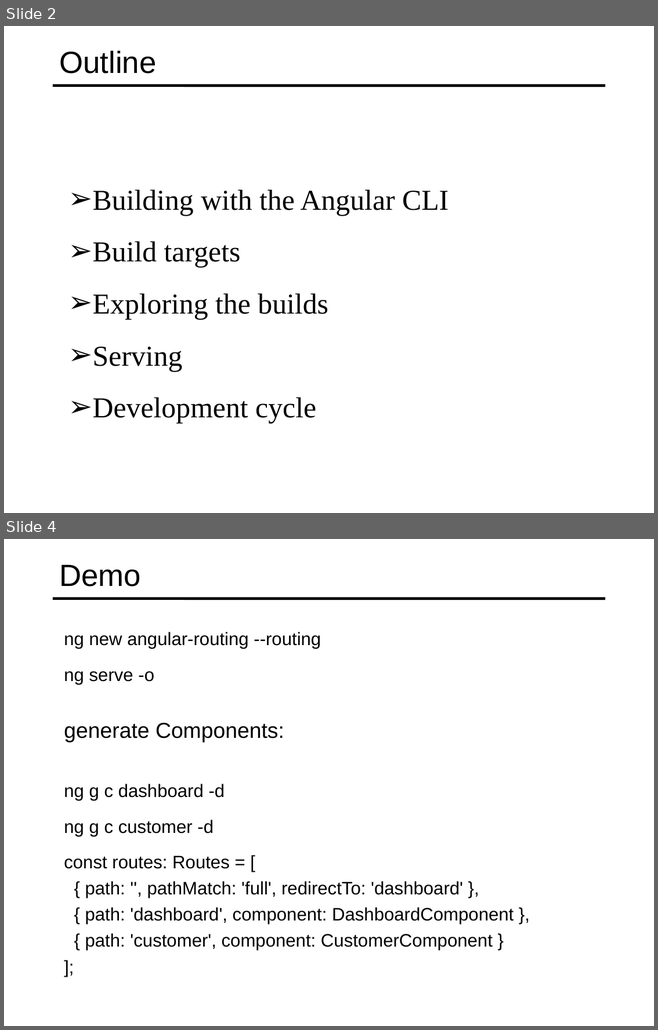
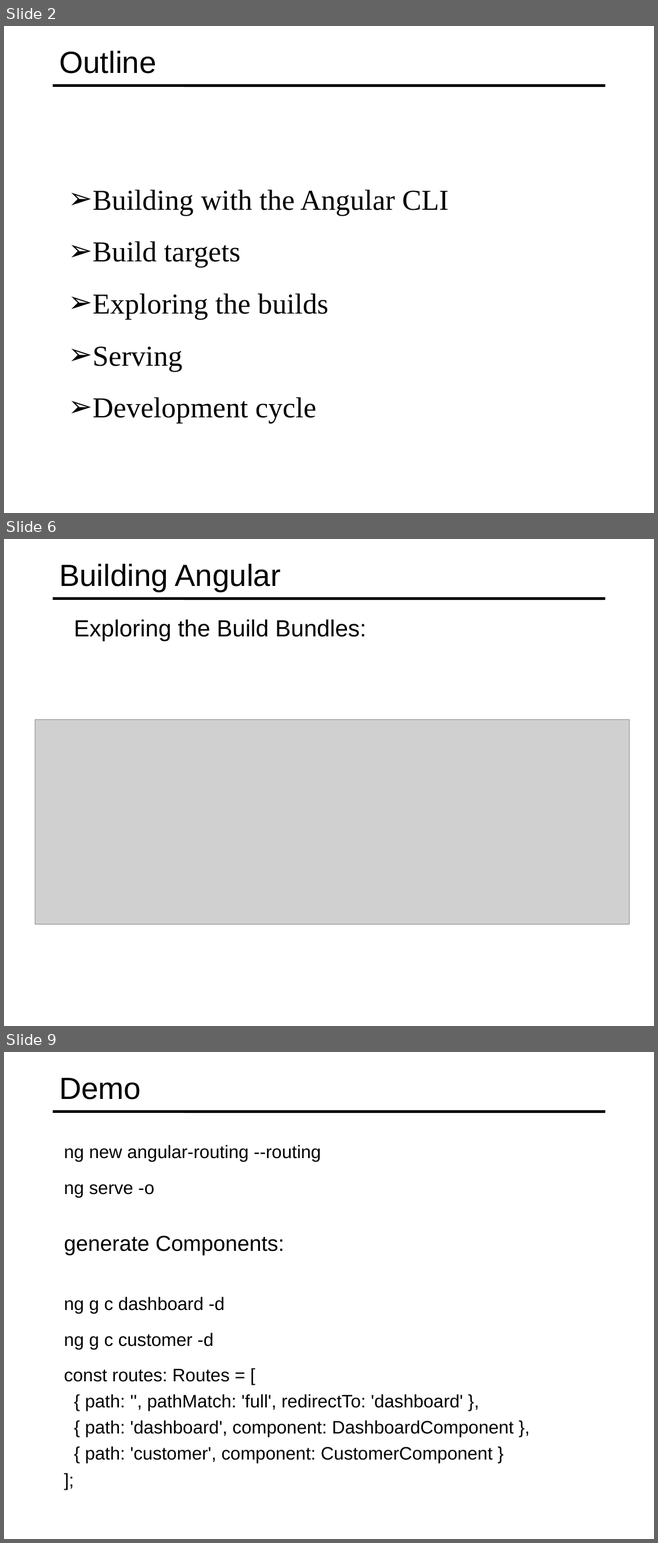
Before and after one commit to specter01wj/Jago_Link_Training, a slide deck: Angular/Angular7/Angular CLI/6.Building and Serving/L6_Building and Serving.ppt. Shown one above the other, each under a label of ours: slides 2 and 4 before the commit, slides 2, 6 and 9 after it; the slides between them are not shown. The pictures are 658x1030 and 658x1543 pixels, drawn with LibreOffice and Linux fonts; fonts in the diff are those of the drawing; grey boxes stand for pictures. Boxes give left, top, right and bottom in pixels: in the first picture for what was removed or moved away, otherwise in the second. Text is boxed around its words. In the diff, an @@ line names an element or a change of style, - is before the commit and + after.

```diff
--- a/Angular/Angular7/Angular CLI/6.Building and Serving/L6_Building and Serving.ppt
+++ b/Angular/Angular7/Angular CLI/6.Building and Serving/L6_Building and Serving.ppt
@@ slide 6 added at [4,539,654,1026], background #FFFFFF; not listed: 1 template element that a slide beside it also shows @@
@@ title added at [59,563,281,592], 34 pt, text #000000 @@
+Building Angular
@@ text added at [74,619,366,641], 25.9 pt, text #000000 @@
+  Exploring the Build Bundles:
@@ picture added at [35,719,629,924] @@
@@ what was slide 4 is now slide 9 @@
```
Also in this commit, not shown: 5 other slides added, 1 slide removed.
